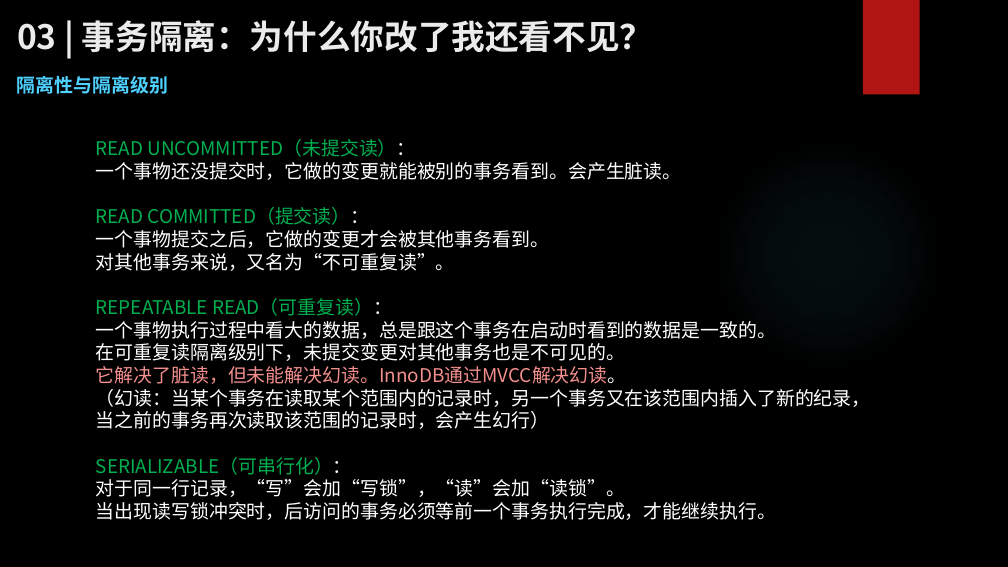
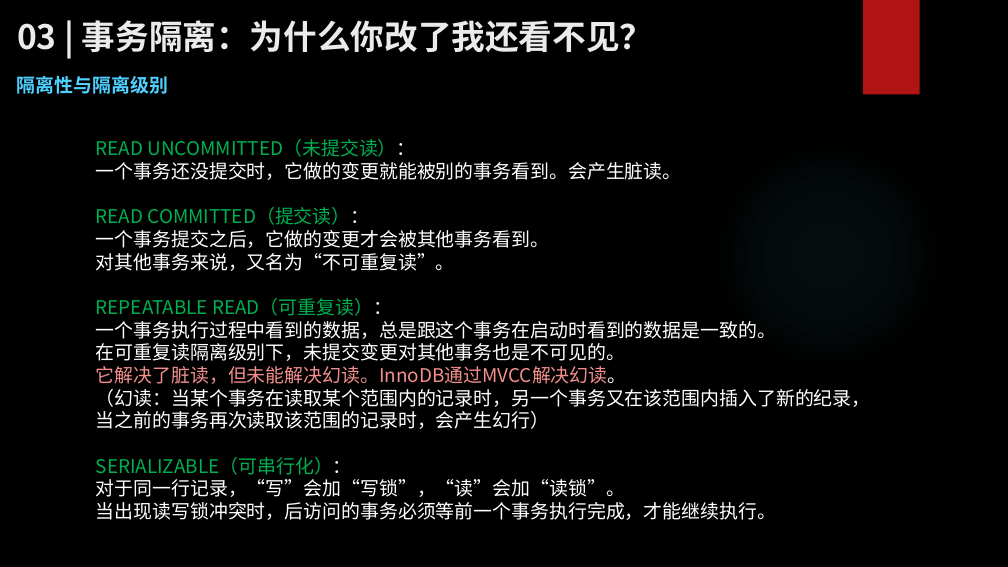
Before and after one commit to zhangkekf/reading-notes, a slide deck: slide 2 of MySQL实战/03事务隔离：为什么你改了我还看不见？.pptx. Drawn at 1008x567 pixels with LibreOffice and Linux fonts; fonts in the diff are those of the drawing; background and template pictures are left out. Boxes give left, top, right and bottom in pixels: in the first picture for what was removed or moved away, otherwise in the second. Text is boxed around its words. In the diff, an @@ line names an element or a change of style, - is before the commit and + after.

```diff
--- a/MySQL实战/03事务隔离：为什么你改了我还看不见？.pptx
+++ b/MySQL实战/03事务隔离：为什么你改了我还看不见？.pptx
@@ text at [96, 162, 682, 180]: text changed @@
-一个事物还没提交时，它做的变更就能被别的事务看到。会产生脏读。
+一个事务还没提交时，它做的变更就能被别的事务看到。会产生脏读。
@@ text at [96, 230, 550, 248]: text changed @@
-一个事物提交之后，它做的变更才会被其他事务看到。
+一个事务提交之后，它做的变更才会被其他事务看到。
@@ text at [96, 321, 776, 339]: text changed @@
-一个事物执行过程中看大的数据，总是跟这个事务在启动时看到的数据是一致的。
+一个事务执行过程中看到的数据，总是跟这个事务在启动时看到的数据是一致的。
```
Also in this commit, not shown: 6 other files.
